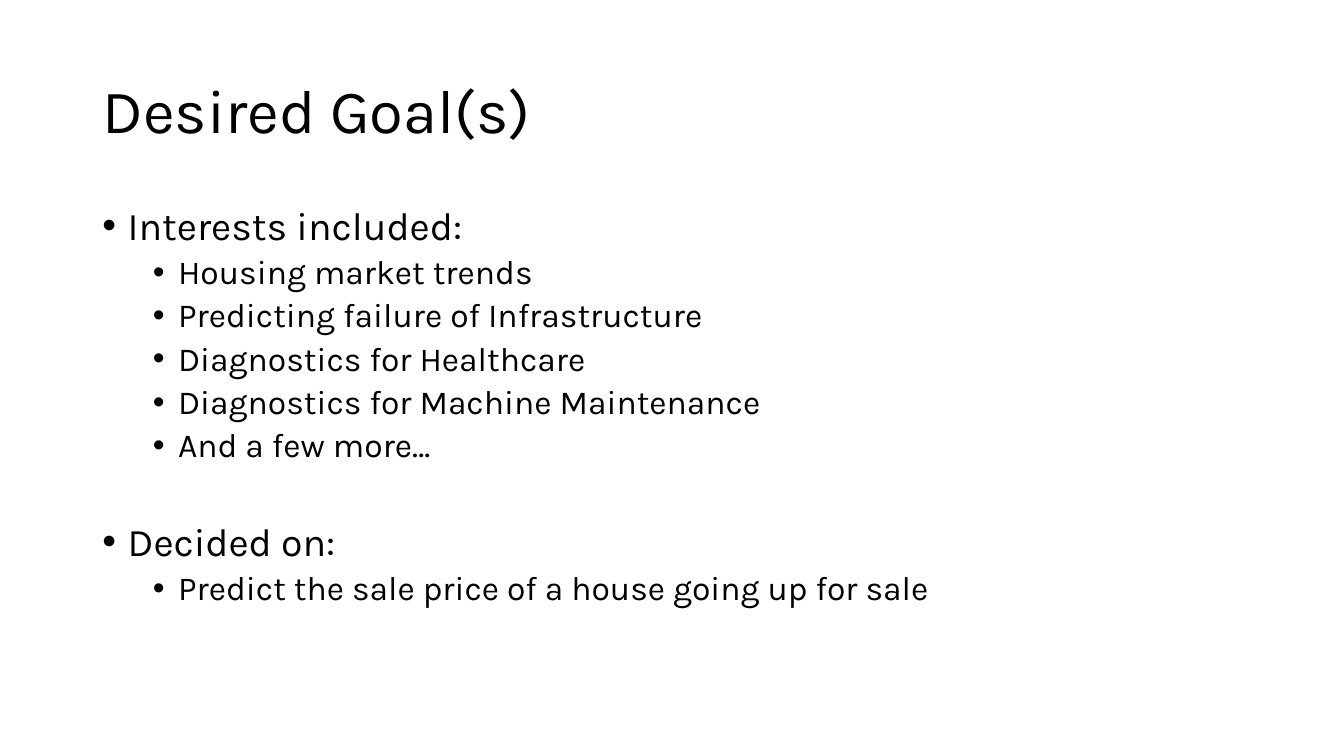
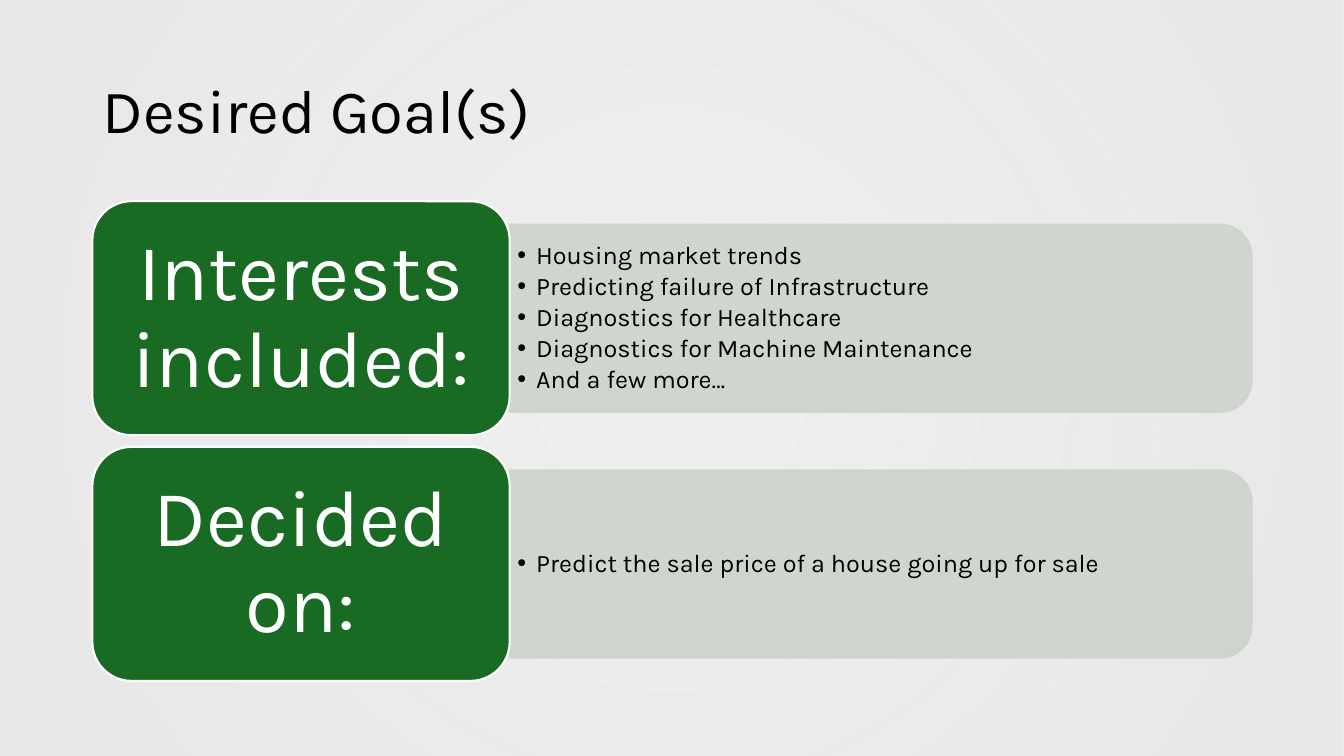
Before and after one commit to dewayneh57/ACS5513, a slide deck: slide 2 of Petabyte Pirates.pptx. Drawn at 1344x756 pixels with LibreOffice and Linux fonts; fonts in the diff are those of the drawing; background and template pictures are left out. Boxes give left, top, right and bottom in pixels: in the first picture for what was removed or moved away, otherwise in the second. Text is boxed around its words. In the diff, an @@ line names an element or a change of style, - is before the commit and + after.

```diff
--- a/Petabyte Pirates.pptx
+++ b/Petabyte Pirates.pptx
@@ rectangle added at (x1=0, y1=0, x2=1344, y2=756), fill gradient #E8E8E8 @@
@@ text removed at (x1=128, y1=213, x2=929, y2=609) @@
-• Interests included:
-  • Housing market trends
-  • Predicting failure of Infrastructure
-  • Diagnostics for Healthcare
-  • Diagnostics for Machine Maintenance
-  • And a few more…
-• Decided on:
-  • Predict the sale price of a house going up for sale
@@ group added at (x1=93, y1=202, x2=1252, y2=681): 4 texts, 2 round same rects, 2 rounded rectangles @@
+  • Housing market trends
+  • Predicting failure of Infrastructure
+  • Diagnostics for Healthcare
+  • Diagnostics for Machine Maintenance
+  • And a few more…
+Interests included:
+  • Predict the sale price of a house going up for sale
+Decided on:
```
Also in this commit, not shown: 3 other slides changed, 2 slides added, 1 slide removed.
